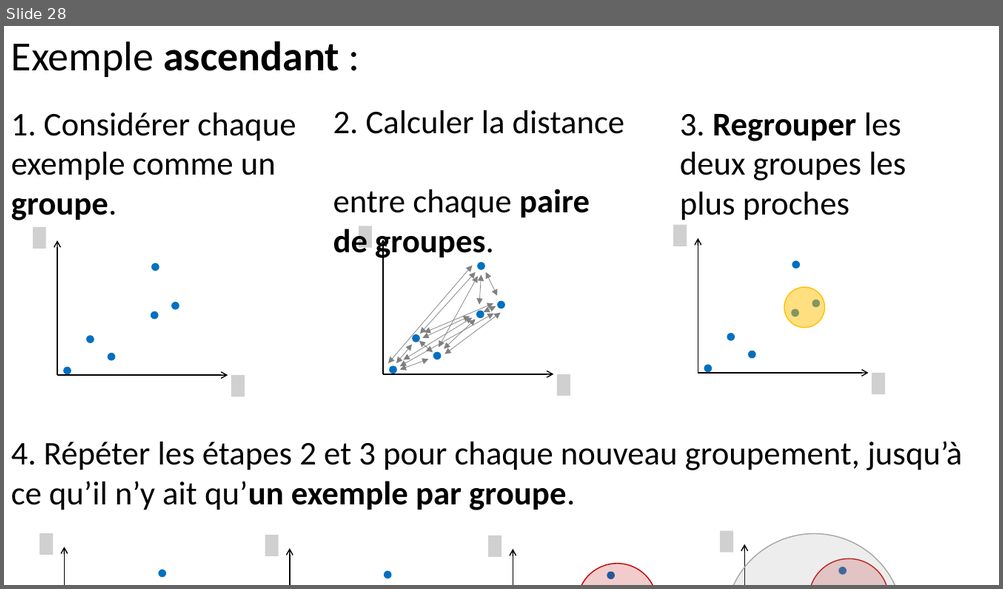
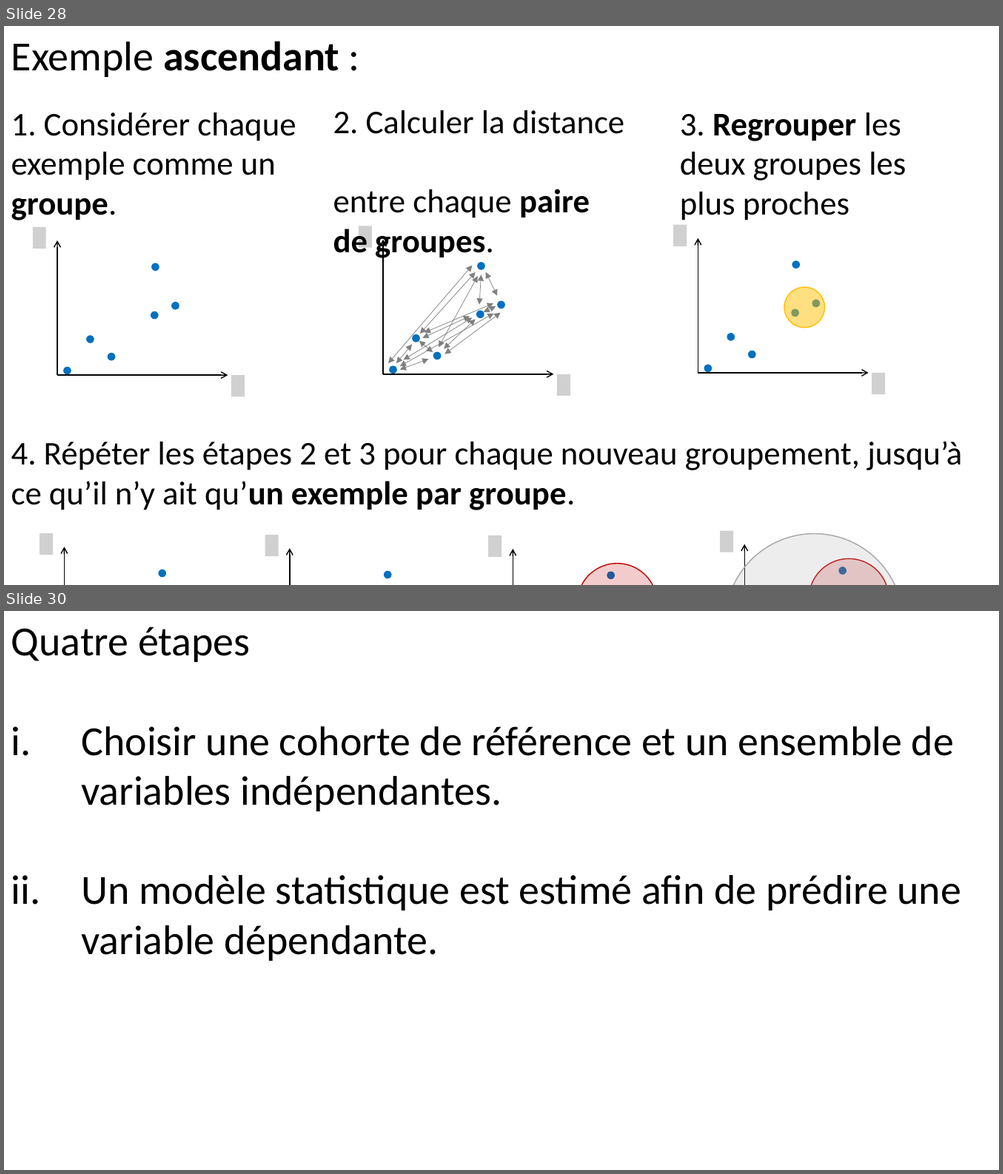
Before and after one commit to pnplab/ML_CRIUSMM, a slide deck: cours_4/img/cours_4.pptx. Shown one above the other, each under a label of ours: slide 28 before the commit, slides 28 and 30 after it; the slides between them are not shown. The pictures are 1003x589 and 1003x1174 pixels, drawn with LibreOffice and Linux fonts; fonts in the diff are those of the drawing; grey boxes stand for pictures; background and template pictures are left out. Boxes give left, top, right and bottom in pixels: in the first picture for what was removed or moved away, otherwise in the second. Text is boxed around its words. In the diff, an @@ line names an element or a change of style, - is before the commit and + after.

```diff
--- a/cours_4/img/cours_4.pptx
+++ b/cours_4/img/cours_4.pptx
@@ slide 30 added at box(4, 611, 999, 1170), background #FFFFFF @@
@@ text added at box(11, 627, 962, 961), 40 pt, text #000000 @@
+Quatre étapes
+i. Choisir une cohorte de référence et un ensemble de variables indépendantes.
+ii. Un modèle statistique est estimé afin de prédire une variable dépendante.
```
Also in this commit, not shown: 2 slides changed, 4 other files.
